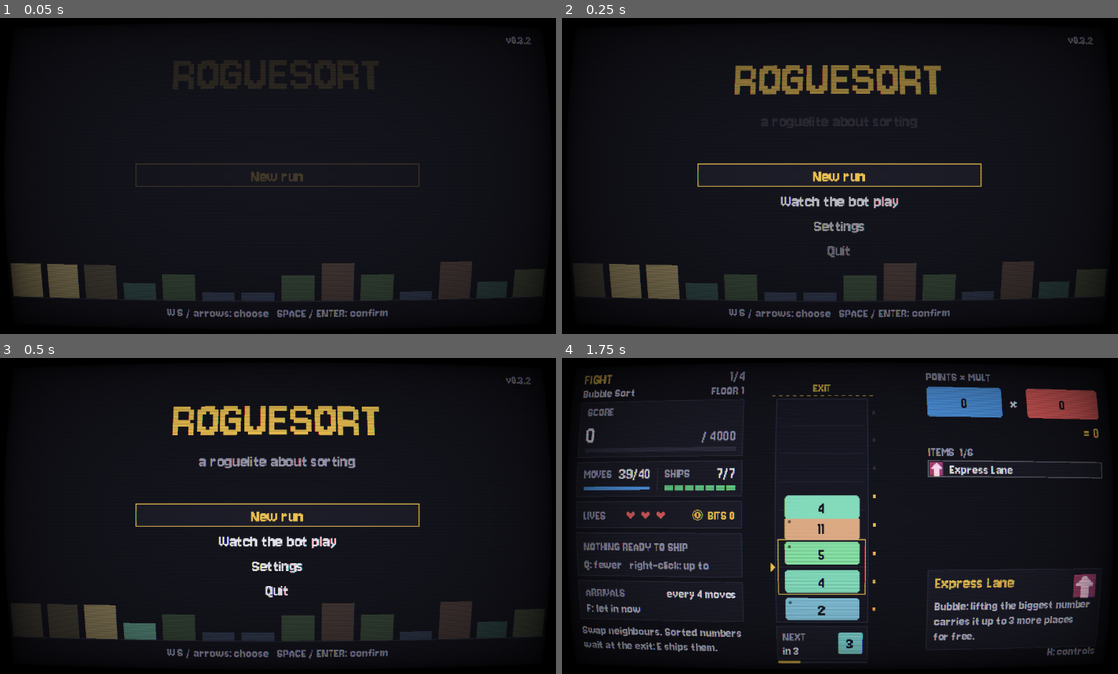
Above: before the commit, frames 1-4 (two rows, left to right).
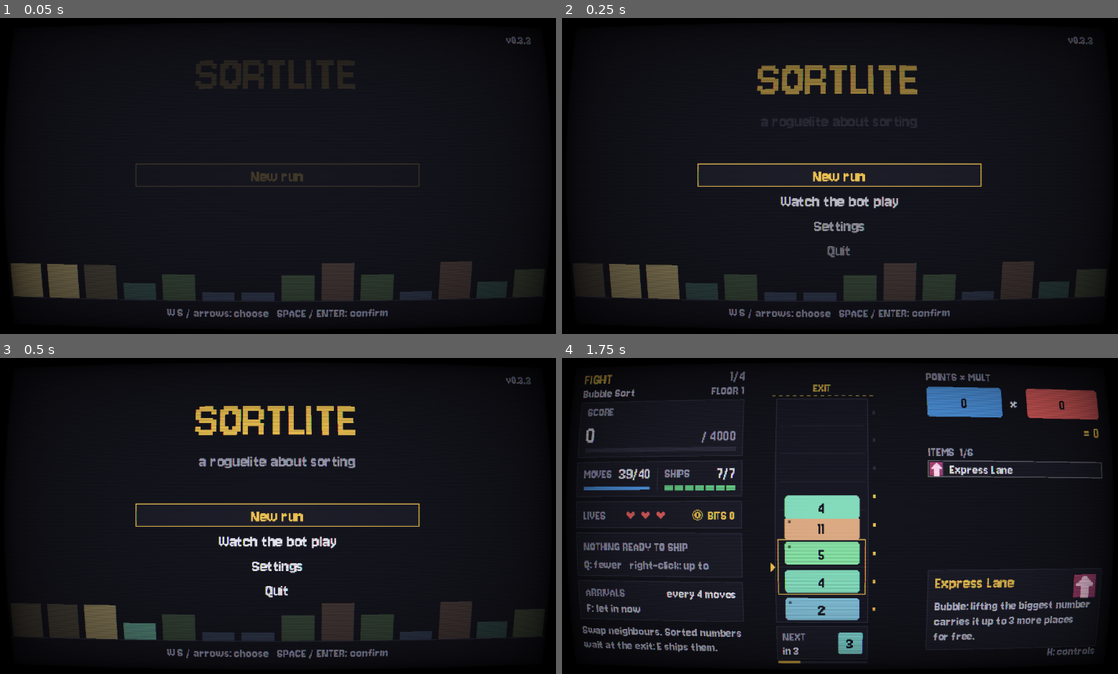
Above: after the commit, the same moments.

Repository: czarnabulka/Sortlite
Game: Godot game, scene res://ui/main.tscn
The game is run twice, just before and just after one commit, with the same random seed, the same clock (stepped at 60 frames per second) and the same inputs.
Inputs (mouse positions are in pixels of both pictures, inside the frame that each line leads up to):
- Up to frame 1 (0.05 s): no input
- Up to frame 2 (0.25 s): no input
- Up to frame 3 (0.5 s): no input
- Up to frame 4 (1.75 s): tap Enter at 0.5, 0.6 s; move the mouse to (967, 500) at 0.52 s; hold Right 0.53-1.28 s; click (967, 500) at 0.67 s; tap Space at 0.77, 1.52 s; move the mouse to (723, 531) at 1.27 s; hold Down from 1.28 s (still down); tap I at 1.35 s

The runs differ from the first frame. In frame 1, 0.1% of the frame differs, in the area x 31-96%, y 6-23%; in frame 2, 1.6%; in frame 3, 1.6%, in the area x 30-96%, y 6-25%; in frame 4, nothing differs.

Commit message:
Version 0.3.3: a 6-number shipment cap and a new name, Sortlite
- The game is now called Sortlite: easier to say than Roguesort. Title
  screen, run screen, project name, README and CLAUDE.md.
- Godot keeps user data in a folder named after the game, so the saved
  settings are copied once from the old Roguesort folder.
- Includes the shipment cap (at most 6 numbers per shipment).

Co-Authored-By: Claude Opus 5.5 <noreply@anthropic.com>

Diff:
--- a/project.godot
+++ b/project.godot
@@ -10,9 +10,9 @@
 
 [application]
 
-config/name="Roguesort"
+config/name="Sortlite"
 config/description="A roguelite about sorting: put numbers in order with the moves of real algorithms."
-config/version="0.3.2"
+config/version="0.3.3"
 run/main_scene="res://ui/main.tscn"
 config/features=PackedStringArray("4.7")
 
--- a/ui/menu_view.gd
+++ b/ui/menu_view.gd
@@ -314,8 +314,8 @@
 	var s := 2.0
 	var drop := 10.0 * (1.0 - Anim.ease_out_cubic(page_t / 0.5))
 	draw_set_transform(Vector2(320, 88 - drop), 0.0, Vector2(s, s))
-	_text("ROGUESORT", Vector2(-160 + 1, 1), L, Color(Palette.INK, a), HORIZONTAL_ALIGNMENT_CENTER, 320)
-	_text("ROGUESORT", Vector2(-160, 0), L, Color(Palette.GOLD, a), HORIZONTAL_ALIGNMENT_CENTER, 320)
+	_text("SORTLITE", Vector2(-160 + 1, 1), L, Color(Palette.INK, a), HORIZONTAL_ALIGNMENT_CENTER, 320)
+	_text("SORTLITE", Vector2(-160, 0), L, Color(Palette.GOLD, a), HORIZONTAL_ALIGNMENT_CENTER, 320)
 	draw_set_transform_matrix(Transform2D.IDENTITY)
 	_text(tr("MENU_TAGLINE"), Vector2(0, 124), M, Color(Palette.SOFT, Anim.clamp01((page_t - 0.2) / 0.4)),
 			HORIZONTAL_ALIGNMENT_CENTER, 640)
--- a/ui/run_view.gd
+++ b/ui/run_view.gd
@@ -397,7 +397,7 @@
 		return
 	draw_rect(Rect2(0, 0, 640, 360), Palette.BG)
 	var head := Anim.ease_out_cubic(screen_t / 0.3)
-	_text("ROGUESORT", Vector2(16, 24), M, _a(Palette.GOLD, head))
+	_text("SORTLITE", Vector2(16, 24), M, _a(Palette.GOLD, head))
 	_text(tr("FLOOR_N") % run.floor_no(), Vector2(0, 24), M, _a(Palette.TEXT, head), HORIZONTAL_ALIGNMENT_CENTER, 640)
 	_text("seed %d" % run.seed_value, Vector2(16, 24), S, _a(Palette.MUTED, head), HORIZONTAL_ALIGNMENT_RIGHT, 608)
 	_draw_map(46)
--- a/ui/settings.gd
+++ b/ui/settings.gd
@@ -52,7 +52,22 @@
 	_save("arrival_mode", int(mode))
 
 
+## The game was called Roguesort until 0.3.3, and Godot keeps user data in a
+## folder named after the game: copy the old settings over once, so a player
+## keeps theirs.
+const OLD_DIR_NAME := "Roguesort"
+
+
+static func _migrate() -> void:
+	if FileAccess.file_exists(PATH):
+		return
+	var old := OS.get_user_data_dir().get_base_dir().path_join(OLD_DIR_NAME).path_join(PATH.get_file())
+	if FileAccess.file_exists(old):
+		DirAccess.copy_absolute(old, ProjectSettings.globalize_path(PATH))
+
+
 static func _load(key: String, default: Variant) -> Variant:
+	_migrate()
 	var cfg := ConfigFile.new()
 	if cfg.load(PATH) != OK:
 		return default
@@ -60,6 +75,7 @@
 
 
 static func _save(key: String, value: Variant) -> void:
+	_migrate()
 	var cfg := ConfigFile.new()
 	cfg.load(PATH)  # keep other values; a missing file is fine
 	cfg.set_value("general", key, value)
Not shown, changed: CLAUDE.md
